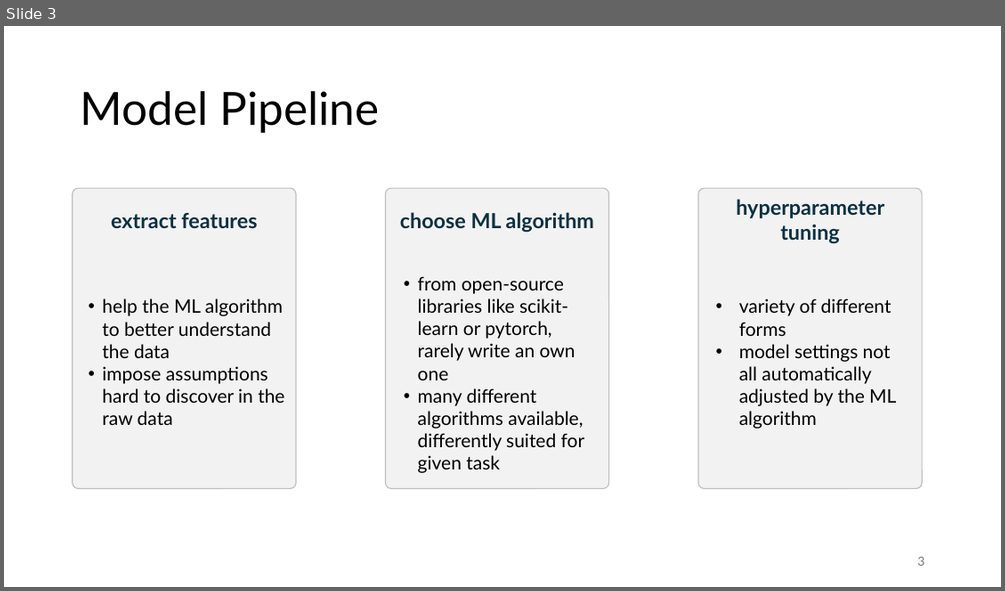
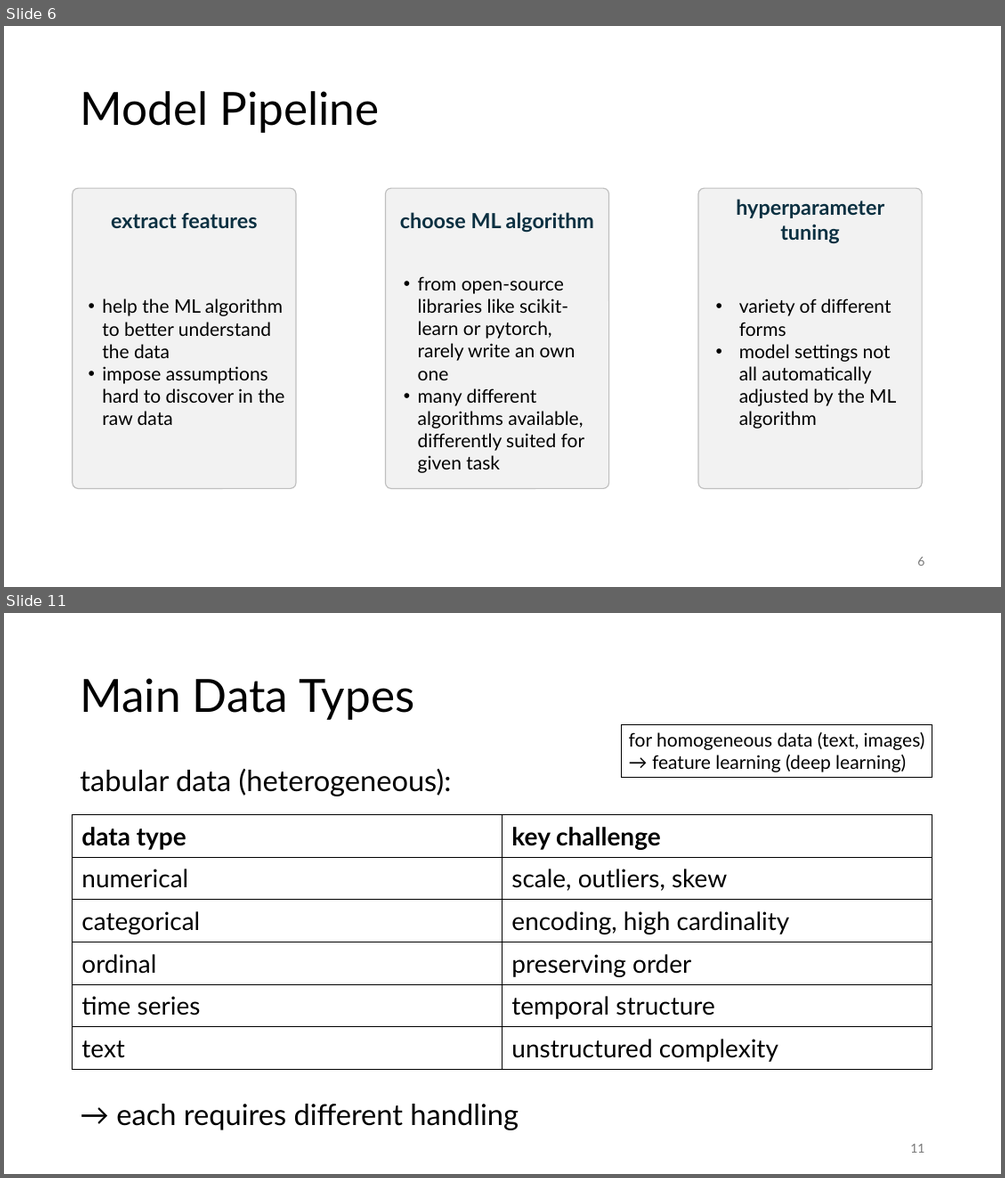
Before and after one commit to FelixWick/data_science, a slide deck: slides/6_feature_engineering.pptx. Shown one above the other, each under a label of ours: slide 3 before the commit, slides 6 and 11 after it; the slides between them are not shown. The pictures are 1005x591 and 1005x1178 pixels, drawn with LibreOffice and Linux fonts; fonts in the diff are those of the drawing. Boxes give left, top, right and bottom in pixels: in the first picture for what was removed or moved away, otherwise in the second. Text is boxed around its words. In the diff, an @@ line names an element or a change of style, - is before the commit and + after.

```diff
--- a/slides/6_feature_engineering.pptx
+++ b/slides/6_feature_engineering.pptx
@@ slide 11 added at box(4, 613, 1001, 1174), background #FFFFFF @@
@@ title added at box(80, 678, 414, 720), 44 pt, text #000000 @@
+Main Data Types
@@ rectangle added at box(622, 725, 933, 779), outline #000000 0.75 pt, 18 pt, text #000000 @@
+for homogeneous data (text, images)
+→ feature learning (deep learning)
@@ text added at box(80, 769, 518, 1130), 28 pt, text #000000 @@
+tabular data (heterogeneous):
+→ each requires different handling
@@ table added at box(73, 815, 933, 1070), 6 rows, 2 columns @@
+data type | key challenge
+numerical | scale, outliers, skew
+categorical | encoding, high cardinality
+ordinal | preserving order
+time series | temporal structure
+text | unstructured complexity
@@ page number added at box(910, 1143, 924, 1152), 12 pt, text #797979 @@
+11
@@ what was slide 3 is now slide 6 @@
@@ page number at box(917, 556, 924, 565): text changed @@
-3
+6
```
Also in this commit, not shown: 11 slides changed, 26 other slides added, 11 slides removed, 2 other files.
